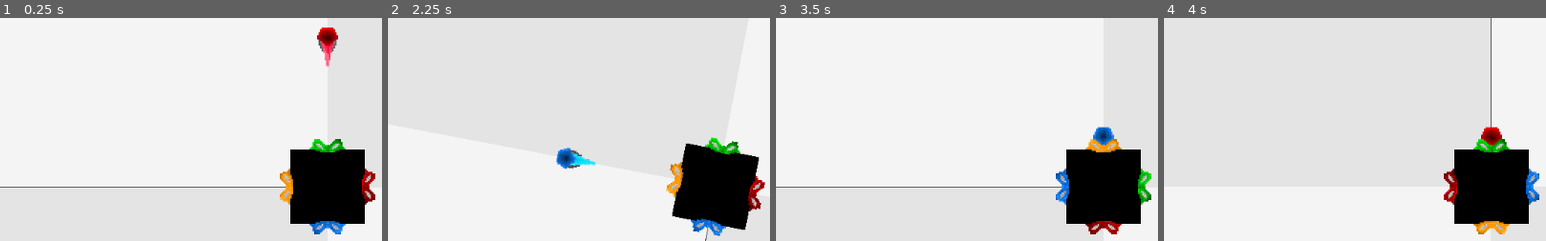
Above: before the commit, frames 1-4 (left to right).
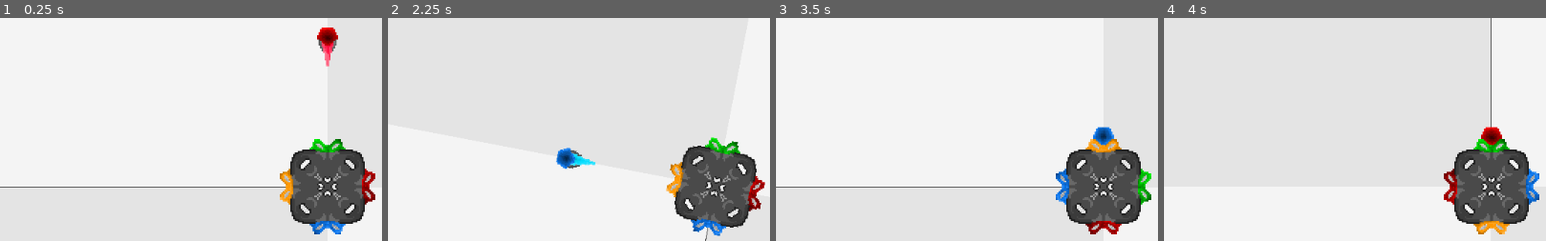
Above: after the commit, the same moments.

Repository: KeatonMueller/polymonous
Game: Godot game, scene res://Scenes/Main/MainScene.tscn
Two runs of this game, one before a commit and one after it. Both use one fixed random seed, a clock stepped at 60 frames per second and the inputs below.
Inputs:
- Up to frame 1 (0.25 s): no input
- Up to frame 2 (2.25 s): tap Enter (new_game) at 0.5, 2, 2.1 s; hold Right (rot_right) 0.53-1.28 s; tap S (drop) at 0.6, 1.35 s; tap Space at 1.25 s; hold Left (rot_left) 1.28-2.03 s; hold Right (rot_right) from 2.03 s (still down)
- Up to frame 3 (3.5 s): keep holding Right (rot_right); tap S (drop) at 2.3, 2.85 s
- Up to frame 4 (4 s): tap Space at 3.5 s; release Right (rot_right) at 3.53 s; hold Left (rot_left) from 3.53 s (still down); tap S (drop) at 3.6 s
The pictures show only the part of the screen within x 7-57%, y 12-62%; the shares and areas given below are measured in that part.

The runs differ from the first frame. In frame 1, 6.3% of the frame differs, in the area x 76-96%, y 58-93%; in frame 2, 6.3%, in the area x 74-98%, y 55-96%; in frame 3, 6.3%; in frame 4, 6.3%.

Commit message:
add base4 texture

Diff:
--- a/Scenes/Base/Base.gd
+++ b/Scenes/Base/Base.gd
@@ -22,8 +22,8 @@
 		var val = pos_vals[randi() % pos_vals.size()]
 		pos_vals.erase(val)
 		values[theta] = val
-		bases[i].texture = load("res://Textures/Base/sprite_" + str(val) + "_i.png")
-		bases[i].get_node("Sprite").texture = load("res://Textures/Base/sprite_" + str(val) + ".png")
+		bases[i].texture = load("res://Textures/BaseSpace/sprite_" + str(val) + "_i.png")
+		bases[i].get_node("Sprite").texture = load("res://Textures/BaseSpace/sprite_" + str(val) + ".png")
 
 func lock_fragment(theta: float):
 	var i = 0
@@ -34,7 +34,7 @@
 	var child: Sprite = bases[i].get_node("Sprite")
 	var c_1 = Color(child.modulate)
 	c_1.a = 1
-	tw.interpolate_property(
+	var _d = tw.interpolate_property(
 		child,
 		"modulate",
 		child.modulate,
@@ -42,4 +42,4 @@
 		0.125,
 		Tween.TRANS_LINEAR
 	)
-	tw.start()
+	_d = tw.start()
--- a/Scenes/Base/Base4.tscn
+++ b/Scenes/Base/Base4.tscn
@@ -1,10 +1,11 @@
-[gd_scene load_steps=7 format=2]
+[gd_scene load_steps=8 format=2]
 
 [ext_resource path="res://Scenes/Base/Base4.gd" type="Script" id=1]
-[ext_resource path="res://Textures/Base/sprite_0.png" type="Texture" id=2]
-[ext_resource path="res://Textures/Base/sprite_1.png" type="Texture" id=3]
-[ext_resource path="res://Textures/Base/sprite_2.png" type="Texture" id=4]
-[ext_resource path="res://Textures/Base/sprite_3.png" type="Texture" id=5]
+[ext_resource path="res://Textures/BaseSpace/sprite_0.png" type="Texture" id=2]
+[ext_resource path="res://Textures/BaseSpace/sprite_1.png" type="Texture" id=3]
+[ext_resource path="res://Textures/BaseSpace/sprite_2.png" type="Texture" id=4]
+[ext_resource path="res://Textures/BaseSpace/sprite_3.png" type="Texture" id=5]
+[ext_resource path="res://Textures/BaseTexture.png" type="Texture" id=6]
 
 [sub_resource type="RectangleShape2D" id=1]
 extents = Vector2( 50, 50 )
@@ -13,16 +14,9 @@
 z_index = 1
 script = ExtResource( 1 )
 
-[node name="ColorRect" type="ColorRect" parent="."]
-margin_left = -50.0
-margin_top = -50.0
-margin_right = 50.0
-margin_bottom = 50.0
-rect_pivot_offset = Vector2( 25, 25 )
-color = Color( 0, 0, 0, 1 )
-__meta__ = {
-"_edit_use_anchors_": false
-}
+[node name="Sprite" type="Sprite" parent="."]
+scale = Vector2( 2, 2 )
+texture = ExtResource( 6 )
 
 [node name="CollisionShape2D" type="CollisionShape2D" parent="."]
 visible = false
--- a/Scenes/Base/Base5.tscn
+++ b/Scenes/Base/Base5.tscn
@@ -2,7 +2,7 @@
 
 [ext_resource path="res://Textures/Base5.png" type="Texture" id=1]
 [ext_resource path="res://Scenes/Base/Base5.gd" type="Script" id=2]
-[ext_resource path="res://Textures/Base/sprite_0.png" type="Texture" id=3]
+[ext_resource path="res://Textures/BaseSpace/sprite_0.png" type="Texture" id=3]
 
 [node name="Base" type="StaticBody2D"]
 script = ExtResource( 2 )
--- a/Scenes/Base/Base6.tscn
+++ b/Scenes/Base/Base6.tscn
@@ -2,7 +2,7 @@
 
 [ext_resource path="res://Textures/Base6.png" type="Texture" id=1]
 [ext_resource path="res://Scenes/Base/Base6.gd" type="Script" id=2]
-[ext_resource path="res://Textures/Base/sprite_0.png" type="Texture" id=3]
+[ext_resource path="res://Textures/BaseSpace/sprite_0.png" type="Texture" id=3]
 
 [node name="Base" type="StaticBody2D"]
 z_index = 1
Renamed: Textures/Base/sprite_0.png -> Textures/BaseSpace/sprite_0.png
Not shown, changed: Textures/BaseSpace/sprite_0.png.import
Renamed: Textures/Base/sprite_0_i.png -> Textures/BaseSpace/sprite_0_i.png
Not shown, changed: Textures/BaseSpace/sprite_0_i.png.import
Renamed: Textures/Base/sprite_1.png -> Textures/BaseSpace/sprite_1.png
Not shown, added: Textures/BaseSpace/sprite_1.png.import
Renamed: Textures/Base/sprite_1_i.png -> Textures/BaseSpace/sprite_1_i.png
Not shown, changed: Textures/BaseSpace/sprite_1_i.png.import
Renamed: Textures/Base/sprite_2.png -> Textures/BaseSpace/sprite_2.png
Not shown, changed: Textures/BaseSpace/sprite_2.png.import
Renamed: Textures/Base/sprite_2_i.png -> Textures/BaseSpace/sprite_2_i.png
Not shown, changed: Textures/BaseSpace/sprite_2_i.png.import
(and 18 more such lines)
